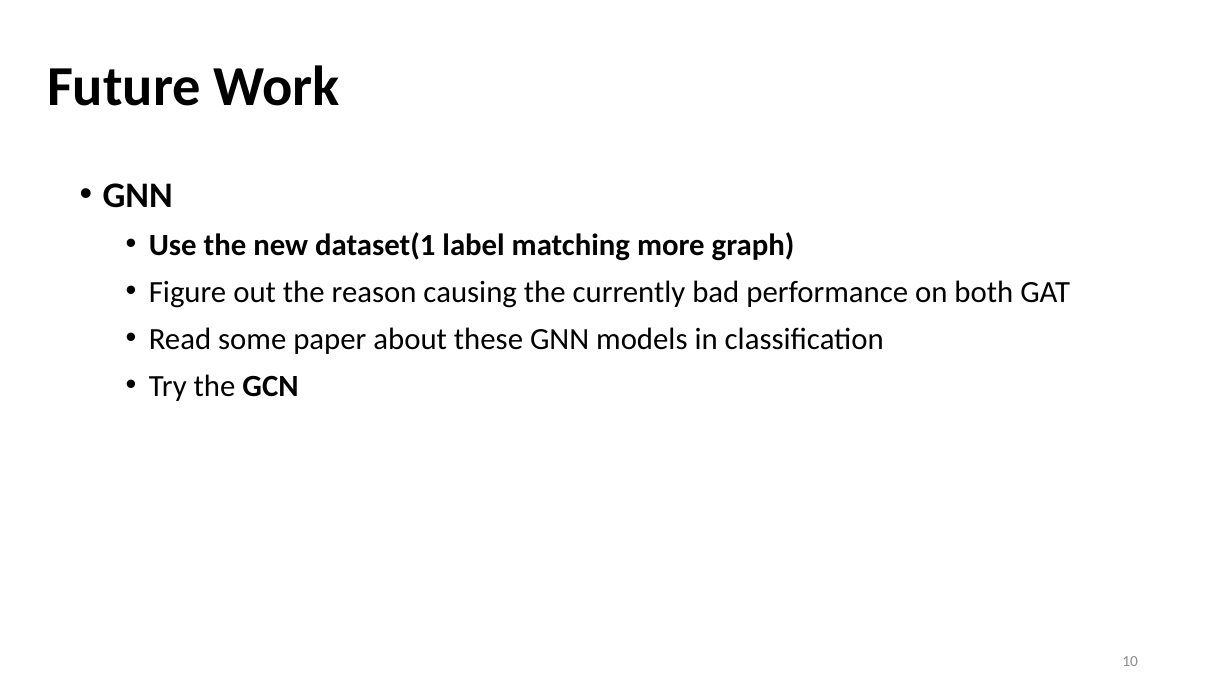
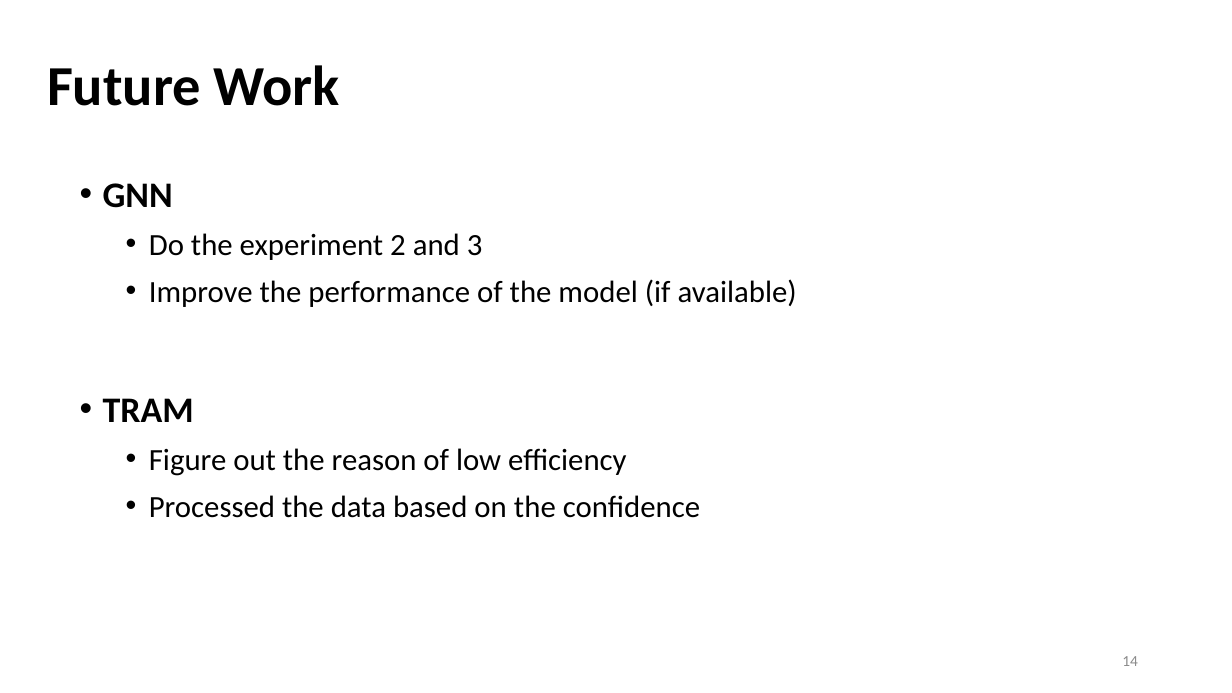
Before and after one commit to Bai1026/Intern-IIS, a slide deck: slide 14 of Meeting/Presentation_0830.pptx (slide 10 before the commit). Drawn at 1232x693 pixels with LibreOffice and Linux fonts; fonts in the diff are those of the drawing. Boxes give left, top, right and bottom in pixels: in the first picture for what was removed or moved away, otherwise in the second. Text is boxed around its words. In the diff, an @@ line names an element or a change of style, - is before the commit and + after.

```diff
--- a/Meeting/Presentation_0830.pptx
+++ b/Meeting/Presentation_0830.pptx
@@ text at (103,233,797,518): text changed @@
-  • Use the new dataset(1 label matching more graph)
-  • Figure out the reason causing the currently bad performance on both GAT
-  • Read some paper about these GNN models in classification
-  • Try the GCN
+  • Do the experiment 2 and 3
+  • Improve the performance of the model (if available)
+• TRAM
+  • Figure out the reason of low efficiency
+  • Processed the data based on the confidence
@@ page number at (1122,656,1138,666): text changed @@
-10
+14
```
Also in this commit, not shown: 2 other slides changed, 7 slides added, 4 slides removed, 8 other files.
